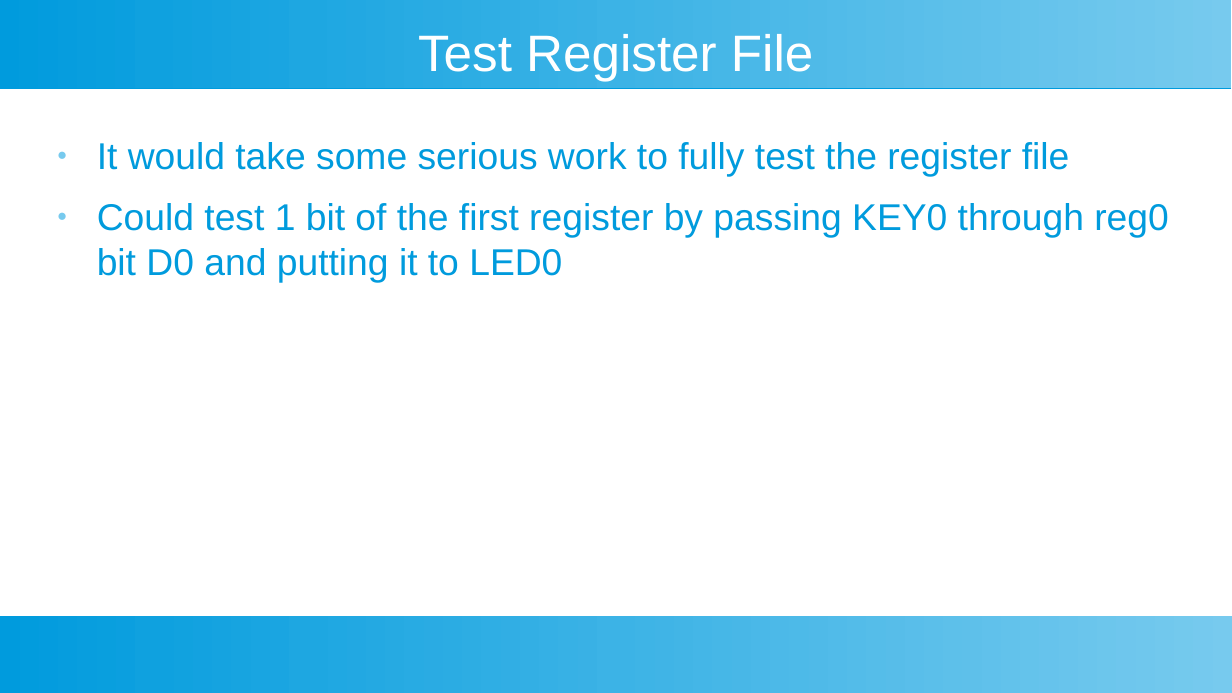
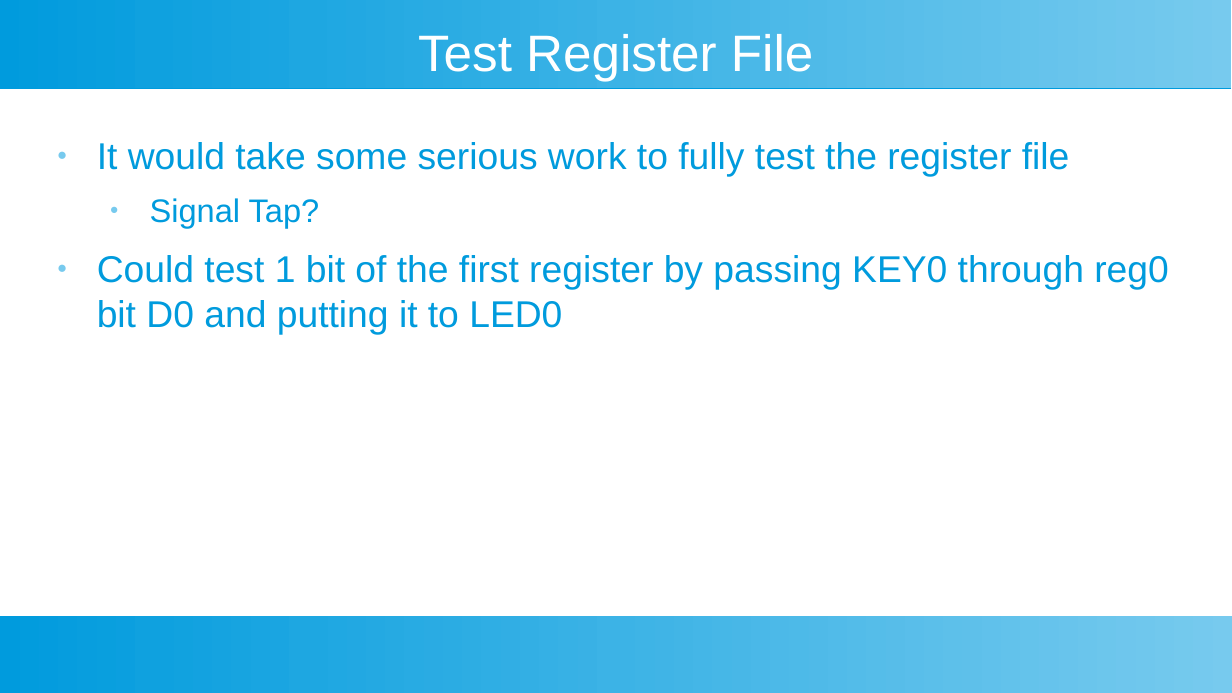
Before and after one commit to douggilliland/Design_A_CPU, a slide deck: slide 12 of Docs/DIY-FPGA-Computer-05_RegisterFile.odp. Drawn at 1232x693 pixels with LibreOffice and Linux fonts; fonts in the diff are those of the drawing. Boxes give left, top, right and bottom in pixels: in the first picture for what was removed or moved away, otherwise in the second. Text is boxed around its words. In the diff, an @@ line names an element or a change of style, - is before the commit and + after.

```diff
--- a/Docs/DIY-FPGA-Computer-05_RegisterFile.odp
+++ b/Docs/DIY-FPGA-Computer-05_RegisterFile.odp
@@ text at (150, 198, 320, 228): paragraph added @@
+  ● Signal Tap?
```
Also in this commit, not shown: 2 other slides changed, 2 slides added.
